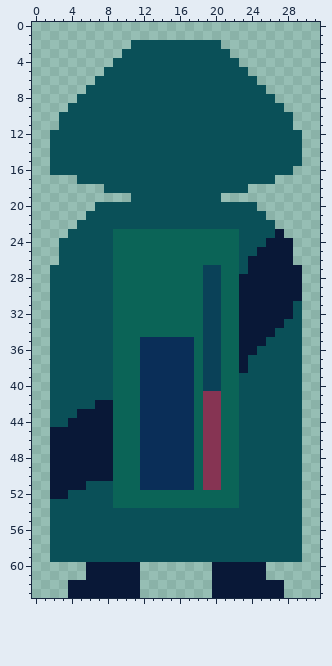
File history of a pixel-art file, proj_2_ghosts/assets/ghost_hunter_back.aseprite. This is how it looked before the edit.
32x64 pixels, 1 frame.
Once edited:
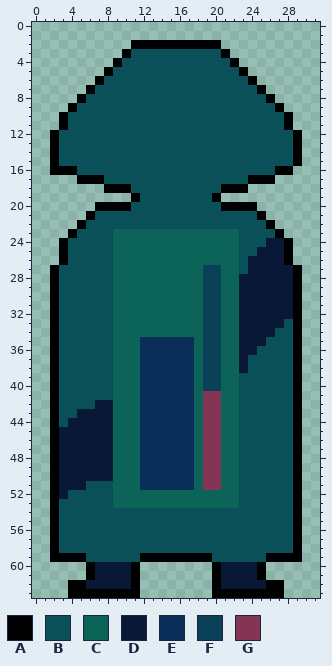
Palette (. is transparent): A #000000  B #0a5058  C #0b6457  D #091837  E #0a2e58  F #0a4158  G #863453
Edits made:
Colour A replaces colour B in row 2 at x 11 to 20; in row 3 at x 10 and 21; in row 4 at x 9 and 22; in row 5 at x 8 and 23; in row 6 at x 7 and 24; in row 7 at x 6 and 25.
Colour A replaces colour B in row 8 at x 5 and 26; in row 9 at x 4 and 27; in rows 10 to 11 at x 3 and 28; in rows 12 to 15 at x 2 and 29; in row 16 at x 2 to 4 and 27 to 28; in row 17 at x 5 to 7 and 24 to 26.
Colour A replaces colour B in row 18 at x 8 to 10 and 21 to 23; in row 19 at x 11 and 20; in row 20 at x 7 to 10 and 21 to 24; in row 21 at x 6 and 25; in row 22 at x 5 and 26; in row 23 at x 4.
Colour A replaces colour B in rows 24 to 26 at x 3; in rows 27 to 30 at x 2; in rows 31 to 44 at x 2 and 29; in rows 45 to 52 at x 29; in rows 53 to 58 at x 2 and 29; in row 59 at x 2 to 5, 12 to 19 and 26 to 29.
Colour A replaces colour D in row 23 at x 27; in rows 24 to 26 at x 28; in rows 27 to 30 at x 29; in rows 45 to 52 at x 2; in rows 60 to 61 at x 6, 11, 20 and 25; in row 62 at x 4 to 5, 11, 20 and 26 to 27.
Colour A replaces colour D in row 63 at x 4 to 11 and 20 to 27.
Where, in picture pixels (left, top, right, bottom), the same in both pictures:
changed: (50, 40, 302, 598)
